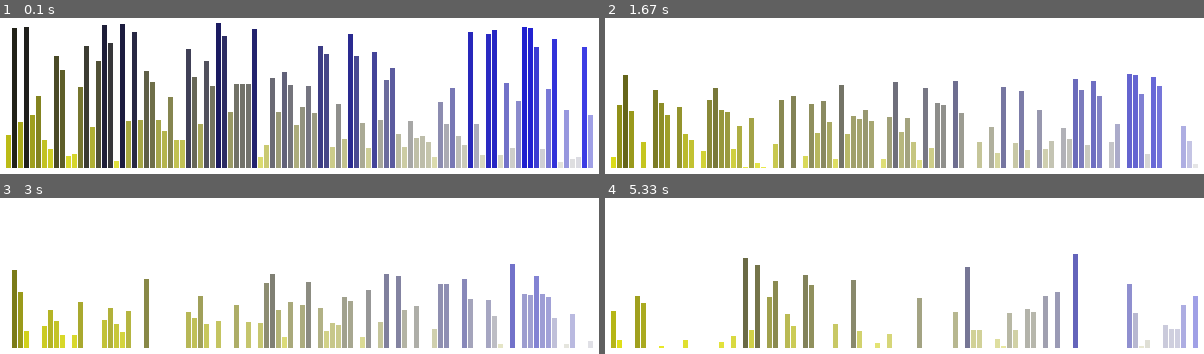
Above: before the commit, frames 1-4 (two rows, left to right).
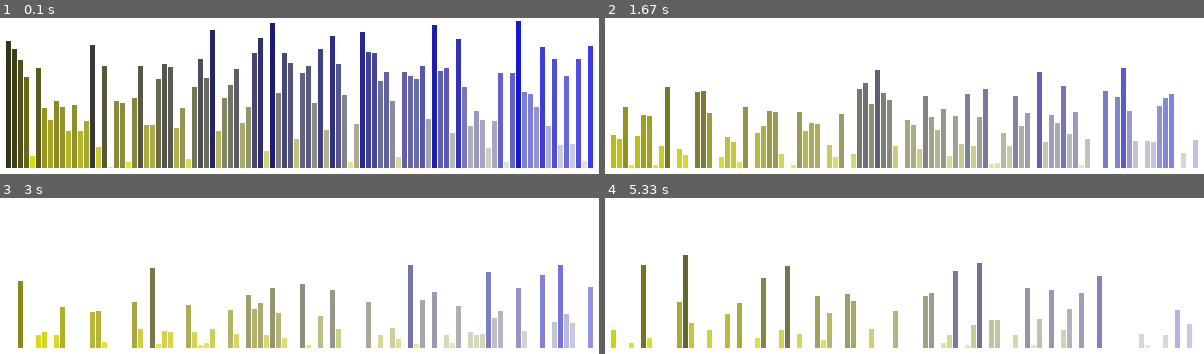
Above: after the commit, the same moments.

Repository: Jaleksi/Pygame
Game: pygame game, started from samples/aaltopalkit.py
Two runs of this game, one before a commit and one after it. Both use one fixed random seed, a clock stepped at 60 frames per second and the inputs below.
Inputs:
- Up to frame 1 (0.1 s): no input
- Up to frame 2 (1.67 s): no input
- Up to frame 3 (3 s): no input
- Up to frame 4 (5.33 s): no input

The runs differ from the first frame. In frame 1, 49% of the frame differs, in the area x 1-99%, y 1-97%; in frame 2, 27%; in frame 3, 17%; in frame 4, 15%.

Commit message:
aaltopalkit.py

Diff:
--- a/samples/aaltopalkit.py
+++ b/samples/aaltopalkit.py
@@ -9,6 +9,7 @@
 pygame.display.set_caption("Title")
 clock = pygame.time.Clock()
 palkit = []
+
 
 class Palkki:
     def __init__(self, x, y, speed, suunta, raja):
@@ -24,7 +25,8 @@
         self.pos = [self.x, self.y, self.leveys, self.korkeus]
         self.color1 = interp(abs(self.korkeus), [0, 150], [235, 20])
         self.color2 = interp(self.x, [0, 600], [20, 235])
-        pygame.draw.rect(display, [self.color1, self.color1, self.color2] , self.pos, 0)
+        pygame.draw.rect(display, [self.color1, self.color1, self.color2],
+                         self.pos, 0)
 
     def suuntavaihto(self):
         if(self.suunta == 1):
@@ -48,19 +50,20 @@
             else:
                 self.y += self.speed
 
+
 def luopalkki(maara):
     x = int(leveys/maara)
-    y = int(korkeus/2)
+    for i in range(maara):
+        palkit.append(Palkki(x, randint(0, 150),
+                             randint(1, 2), 0, randint(50, 150)))
+        x += int(leveys/maara)
 
-    for i in range(maara):
-        palkit.append(Palkki(x, randint(0,150), randint(1, 2), 0, randint(50, 150)))
-        x += int(leveys/maara)
 
 def inputt():
     for event in pygame.event.get():
-            if(event.type == pygame.QUIT):
-                pygame.quit()
-                exit()
+        if(event.type == pygame.QUIT):
+            pygame.quit()
+            exit()
 
 
 def main():
@@ -74,5 +77,6 @@
         pygame.display.update()
         clock.tick(30)
 
+
 if(__name__ == "__main__"):
     main()
